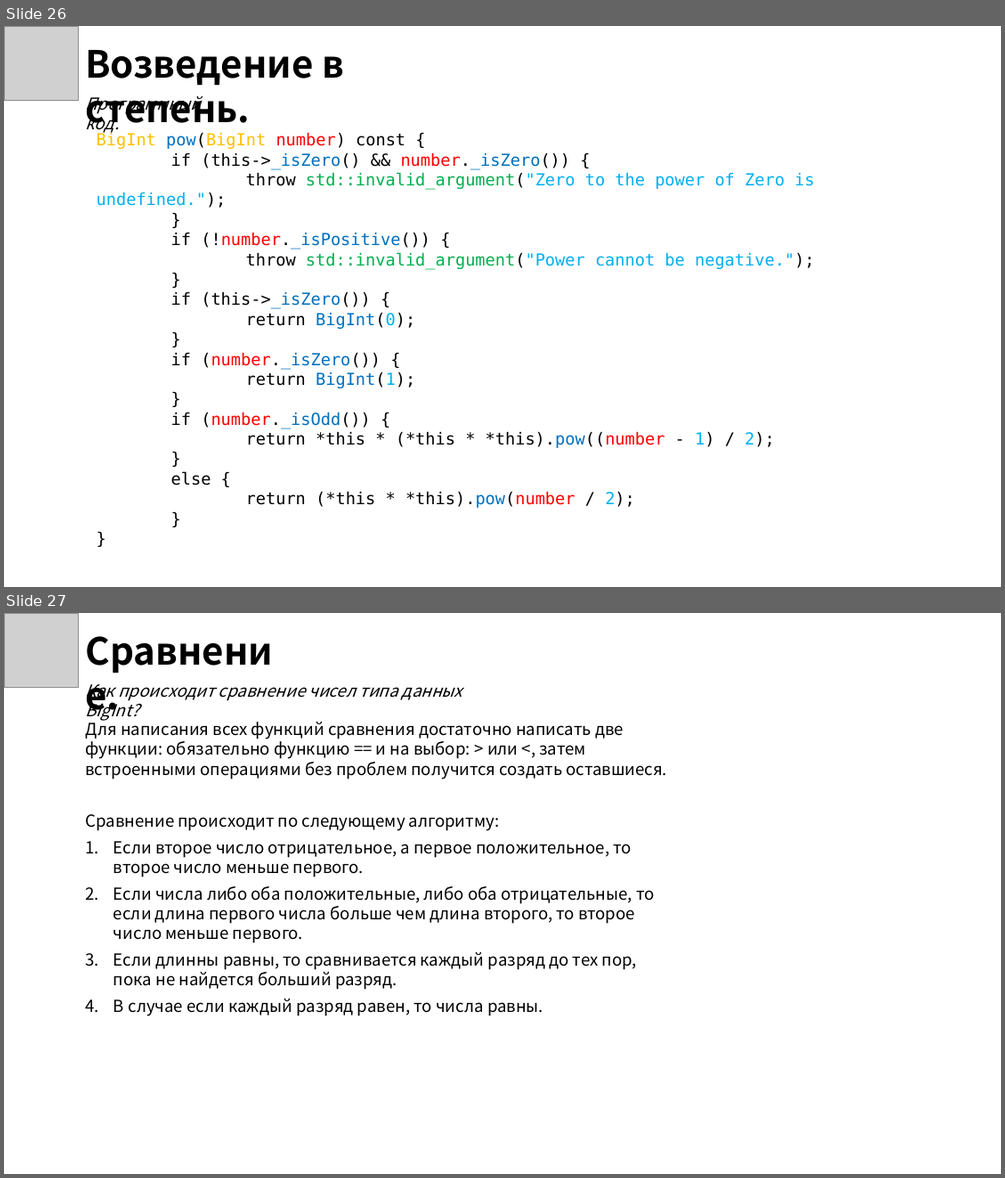
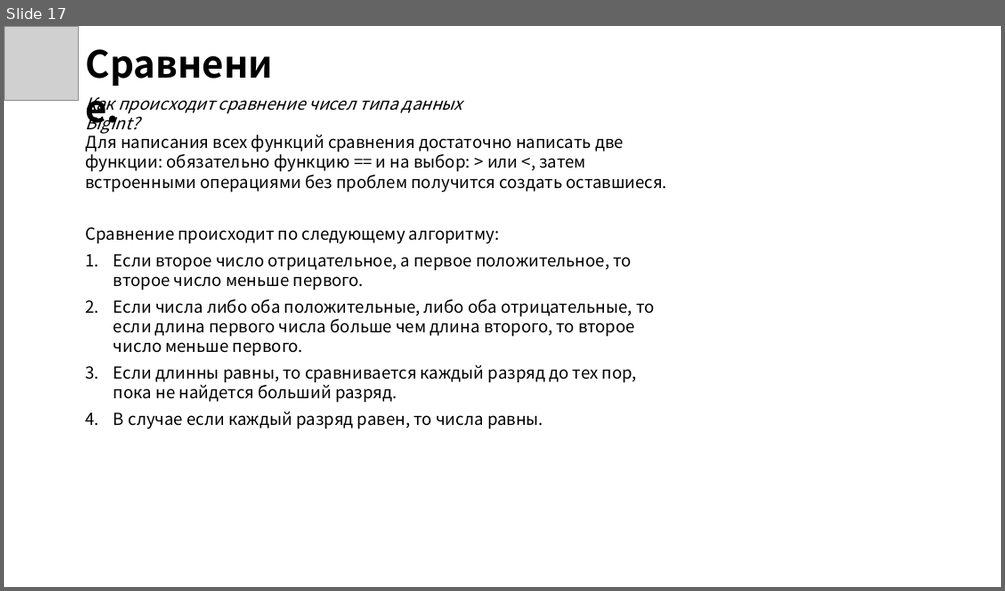
Before and after one commit to Elsium/ASD, a slide deck: presentation/presentation.pptx. Shown one above the other, each under a label of ours: slides 26 and 27 before the commit, slide 17 after it. The pictures are 1005x1178 and 1005x591 pixels, drawn with LibreOffice and Linux fonts; fonts in the diff are those of the drawing; grey boxes stand for pictures; background and template pictures are left out. Boxes give left, top, right and bottom in pixels: in the first picture for what was removed or moved away, otherwise in the second. Text is boxed around its words. In the diff, an @@ line names an element or a change of style, - is before the commit and + after.

```diff
--- a/presentation/presentation.pptx
+++ b/presentation/presentation.pptx
@@ slide 26 removed at (4, 26, 1001, 587), background picture (left out) @@
@@ picture removed at (4, 26, 78, 100) @@
@@ text removed at (85, 50, 344, 132) @@
-Возведение в степень.
@@ text removed at (85, 96, 201, 135) @@
-Программный код.
@@ text removed at (97, 132, 815, 507) @@
-BigInt pow(BigInt number) const {
-if (this->_isZero() && number._isZero()) {
-throw std::invalid_argument("Zero to the power of Zero is undefined.");
-}
-if (!number._isPositive()) {
-throw std::invalid_argument("Power cannot be negative.");
-}
-if (this->_isZero()) {
-return BigInt(0);
-}
-if (number._isZero()) {
-return BigInt(1);
-}
-if (number._isOdd()) {
-return *this * (*this * *this).pow((number - 1) / 2);
-}
-else {
-return (*this * *this).pow(number / 2);
-}
-}
@@ what was slide 27 is now slide 17 @@
```
Also in this commit, not shown: 7 slides changed, 1 slide added, 10 other slides removed, 6 other files.
